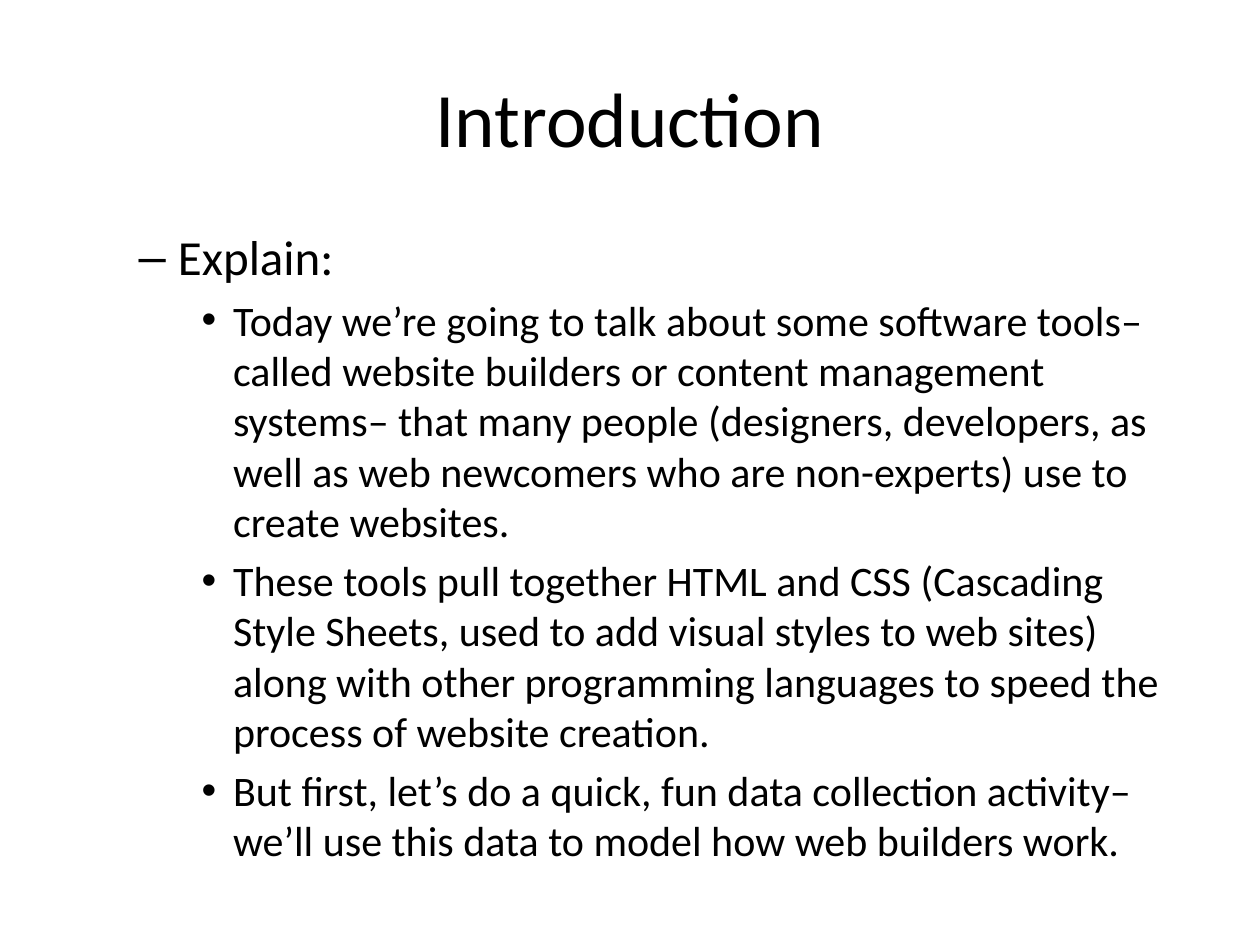
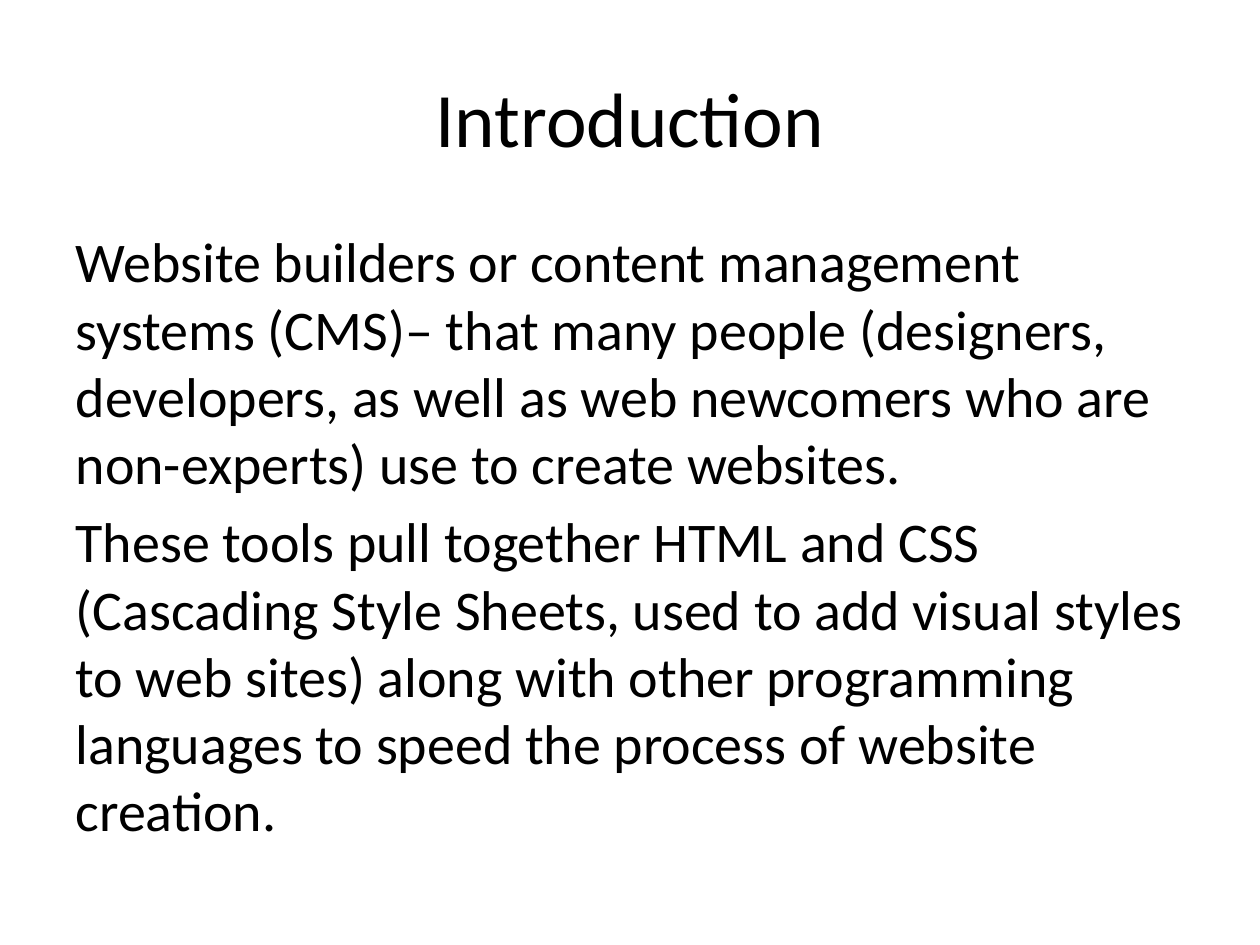
Before and after one commit to mr-eggleton/web-lit-core, a slide deck: slide 4 of powerpoints/10-web-builders.pptx. Drawn at 1260x945 pixels with LibreOffice and Linux fonts; fonts in the diff are those of the drawing. Boxes give left, top, right and bottom in pixels: in the first picture for what was removed or moved away, otherwise in the second. Text is boxed around its words. In the diff, an @@ line names an element or a change of style, - is before the commit and + after.

```diff
--- a/powerpoints/10-web-builders.pptx
+++ b/powerpoints/10-web-builders.pptx
@@ text at [76,243,1150,493]: text changed; size 24 to 32 pt @@
-  – Explain:
-    • Today we’re going to talk about some software tools– called website builders or content management systems– that many people (designers, developers, as well as web newcomers who are non-experts) use to create websites.
+Website builders or content management systems (CMS)– that many people (designers, developers, as well as web newcomers who are non-experts) use to create websites.
@@ text at [76,523,1182,832]: size 24 to 32 pt in "These tools pull together HTML and CSS ..."; bullet • to none; list level 3 to 1 in "These tools pull together HTML ..." @@
@@ text at [233,776,1131,857]: paragraph removed @@
-    • But first, let’s do a quick, fun data collection activity– we’ll use this data to model how web builders work.
```
Also in this commit, not shown: 3 other slides changed, 8 slides added, 1 slide removed, 34 other files.
